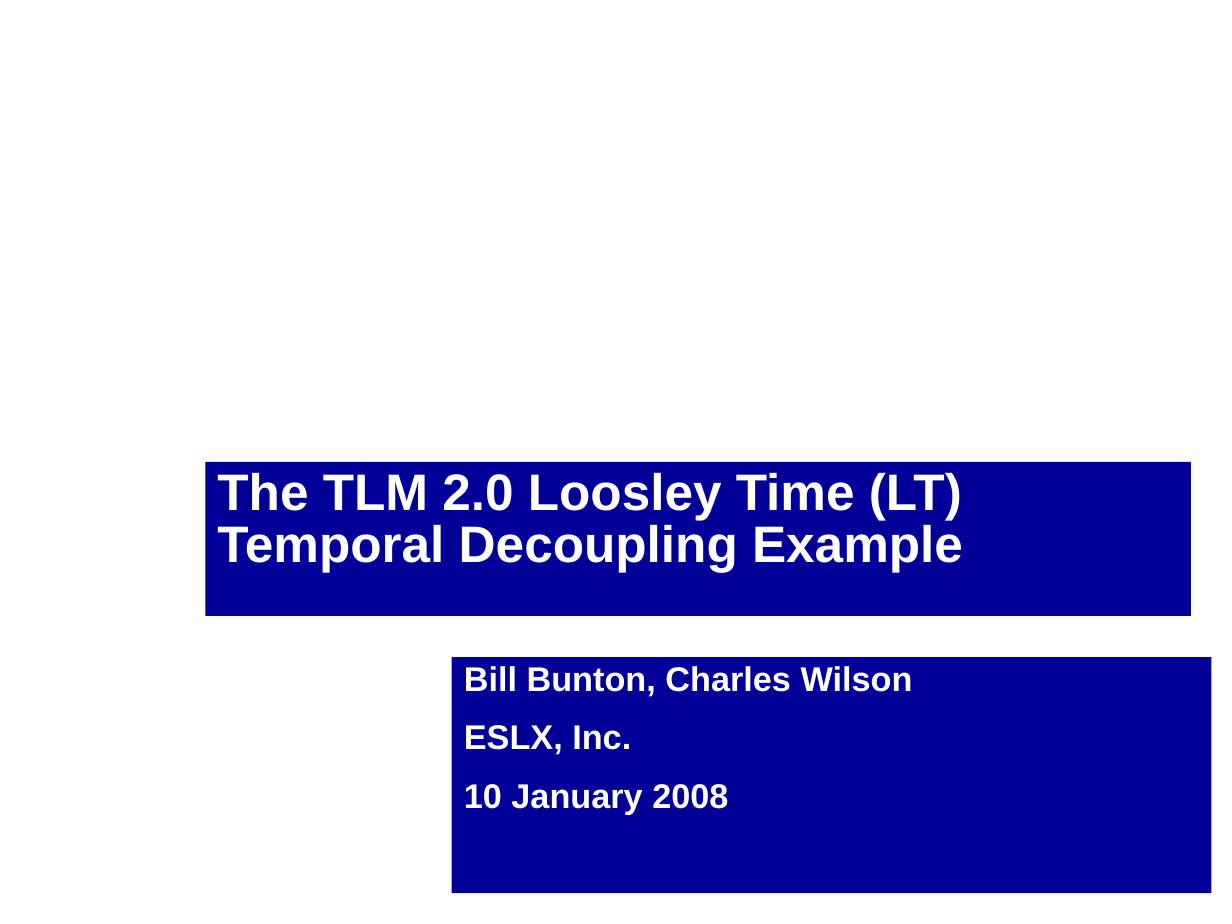
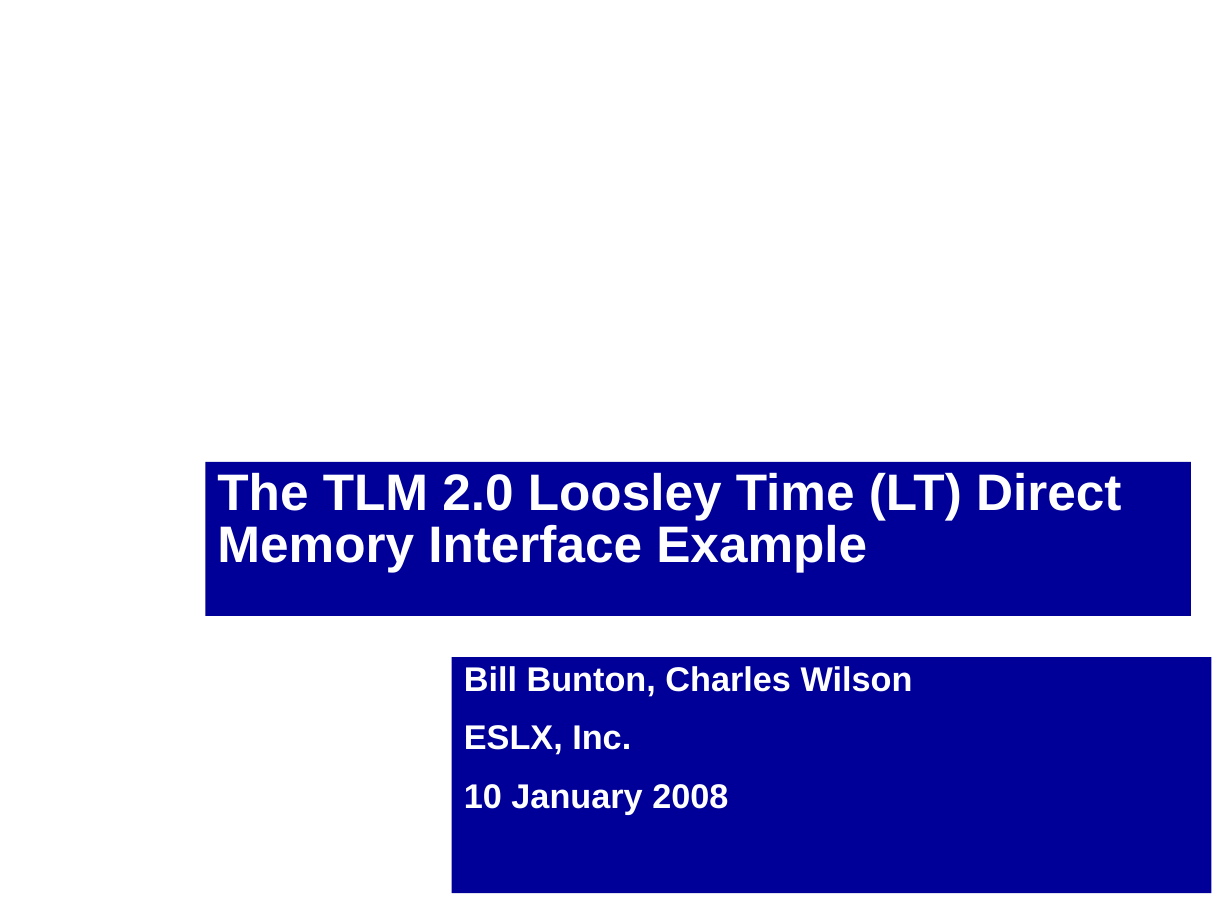
Before and after one commit to accellera-official/systemc, a slide deck: slide 1 of examples/tlm/lt_direct_memory_interface/docs/lt_temporal_decoupling.ppt. Drawn at 1232x924 pixels with LibreOffice and Linux fonts; fonts in the diff are those of the drawing; background and template pictures are left out. Boxes give left, top, right and bottom in pixels: in the first picture for what was removed or moved away, otherwise in the second. Text is boxed around its words. In the diff, an @@ line names an element or a change of style, - is before the commit and + after.

Commit message:
- updated lt_direct_memory_interface example PowerPoint

```diff
--- a/examples/tlm/lt_direct_memory_interface/docs/lt_temporal_decoupling.ppt
+++ b/examples/tlm/lt_direct_memory_interface/docs/lt_temporal_decoupling.ppt
@@ title at bbox=[217, 472, 1121, 572]: text changed @@
-The TLM 2.0 Loosley Time (LT) Temporal Decoupling Example
+The TLM 2.0 Loosley Time (LT) Direct Memory Interface Example
```
Also in this commit, not shown: 2 other slides changed, 3 slides added.
